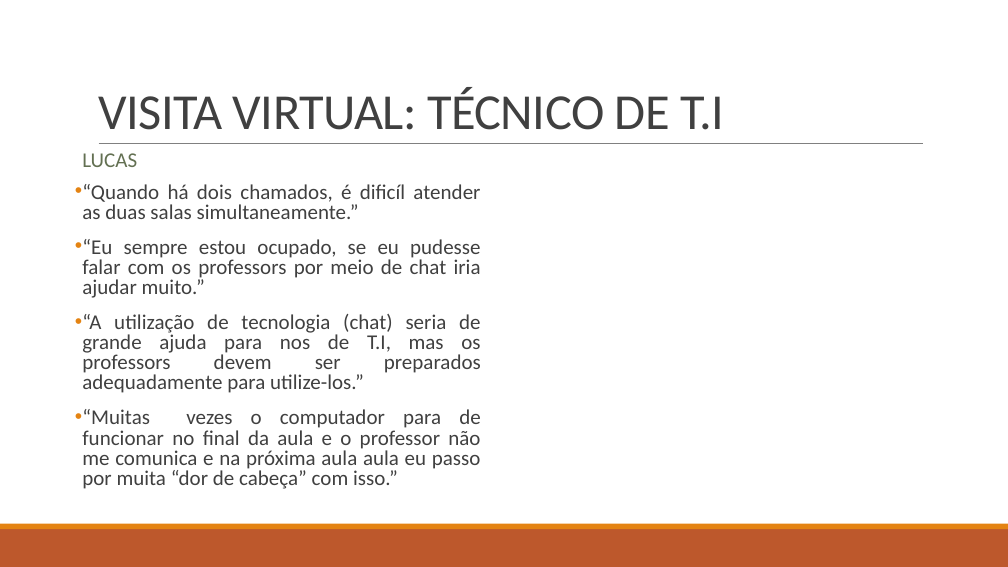
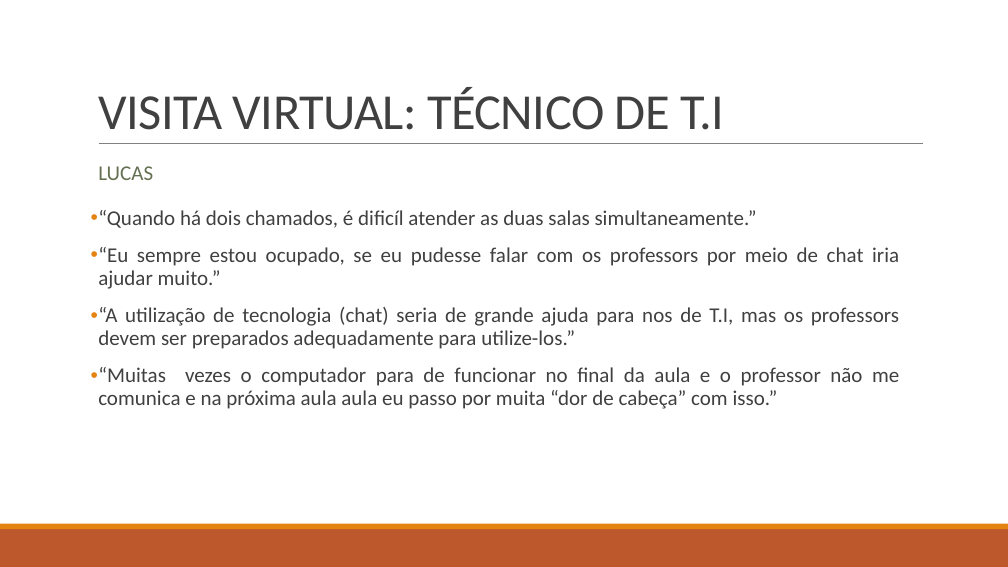
Before and after one commit to BandTec/grupo-05-adsa-20201, a slide deck: slide 8 of Apresentação Sprint 1.pptx. Drawn at 1008x567 pixels with LibreOffice and Linux fonts; fonts in the diff are those of the drawing. Boxes give left, top, right and bottom in pixels: in the first picture for what was removed or moved away, otherwise in the second. Text is boxed around its words. In the diff, an @@ line names an element or a change of style, - is before the commit and + after.

```diff
--- a/Apresentação Sprint 1.pptx
+++ b/Apresentação Sprint 1.pptx
@@ text "LUCAS": place and size @@
-text "LUCAS" at (82, 153, 137, 167)
+text "LUCAS" at (98, 166, 153, 180)
@@ text "“Quando há dois chamados, é ...": place and size @@
-text "“Quando há dois chamados, é ..." at (82, 184, 481, 489)
+text "“Quando há dois chamados, é ..." at (98, 210, 899, 409)
@@ text "“Quando há dois chamados, é ..." at (98, 210, 899, 409): line spacing 0.8 to 0.9 @@
```
Also in this commit, not shown: 2 other slides changed, 1 slide added, 1 slide removed.
